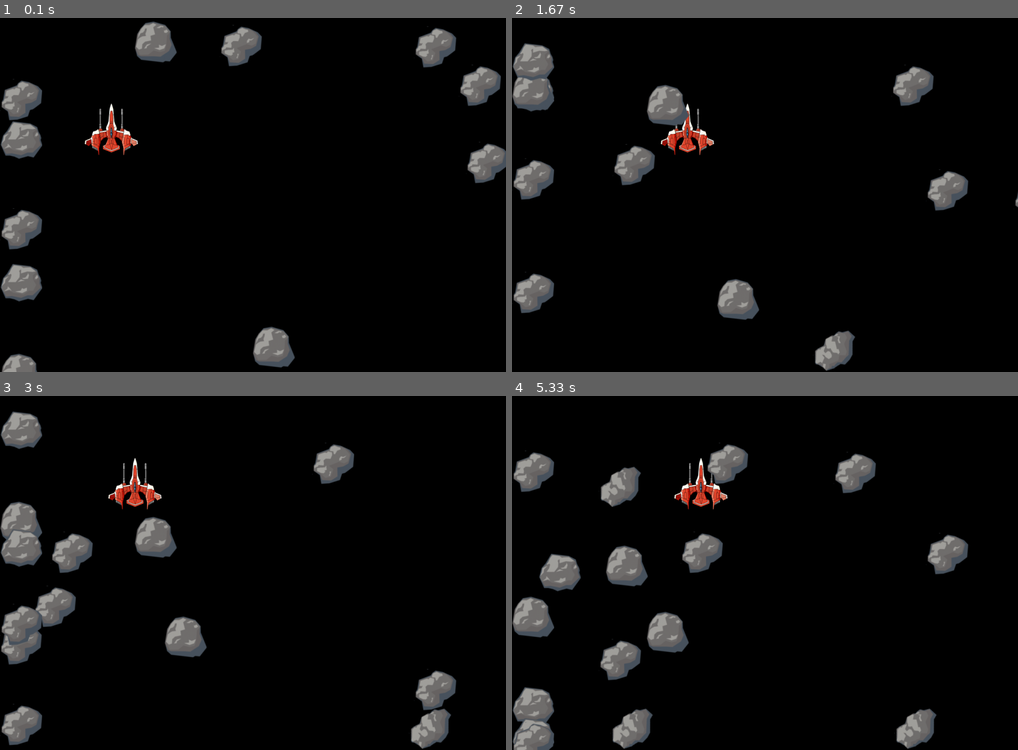
Above: before the commit, frames 1-4 (two rows, left to right).
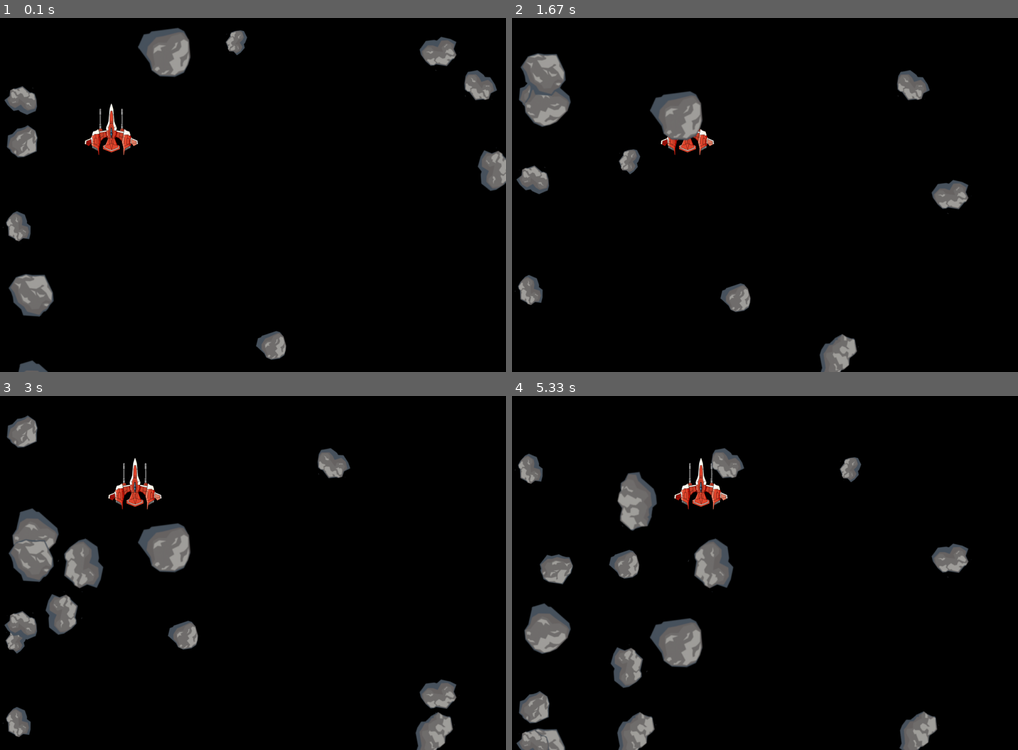
Above: after the commit, the same moments.

Repository: jjspetz/PyGames
Game: pygame game, started from astroid_dodge.py
The game is run twice, just before and just after one commit, with the same random seed, the same clock (stepped at 60 frames per second) and the same inputs.
Inputs:
- Up to frame 1 (0.1 s): no input
- Up to frame 2 (1.67 s): hold D 0.33-0.8 s; hold A 0.83-1.13 s; hold D 1.17-1.63 s
- Up to frame 3 (3 s): hold W 1.67-2.2 s; hold S 2.23-2.53 s; hold A 2.57-2.97 s
- Up to frame 4 (5.33 s): hold W 3-3.37 s; hold D 3.4-4.03 s; hold S 4.07-4.43 s; hold A 4.47-4.93 s; hold D from 4.97 s (still down)

The runs differ from the first frame. In frame 1, 6.5% of the frame differs, in the area x 0-100%, y 0-100%; in frame 2, 6.3%; in frame 3, 8.2%; in frame 4, 10%, in the area x 0-91%, y 13-100%.

Commit message:
added scale factor for asteroids

Diff:
--- a/astroid_dodge.py
+++ b/astroid_dodge.py
@@ -95,7 +95,7 @@
             if event.type == pygame.QUIT:
                 sys.exit()
             elif event.type == pygame.KEYDOWN:
-                if event.key == K_ESCAPE:
+                if event.key == K_ESCAPE or event.key == K_q:
                     sys.exit()
                 elif event.key == K_w:
                     changey = -4
@@ -110,6 +110,7 @@
                     changex = 0
                 elif event.key == K_w or event.key == K_s:
                     changey = 0
+
 
         shipx += changex
         shipy += changey
@@ -130,6 +131,7 @@
         # updates astroids on screen
         for astroid in astroids:
             astroid.move(count, screen, WIDTH, HEIGHT)
+        #    astroid.rotate()
 
         if collision_check(astroids, ship.pos):
             menu_screen(count, False)
--- a/sprites.py
+++ b/sprites.py
@@ -70,6 +70,12 @@
         self.alpha = 255
         self.speed = random.randint(1, 10) / 10
         self.switch = random.randint(0,7)
+        self.rotation = random.randint(0, 360)
+        self.scale = random.randint(50, 125)/100
+        self.img = pygame.transform.rotozoom(self.img, self.rotation, self.scale)
+
+    def rotate(self):
+        self.img = pygame.transform.rotozoom(self.img, 0, random.random())
 
 class Ship(Sprite):
     def __init__(self, filename):
